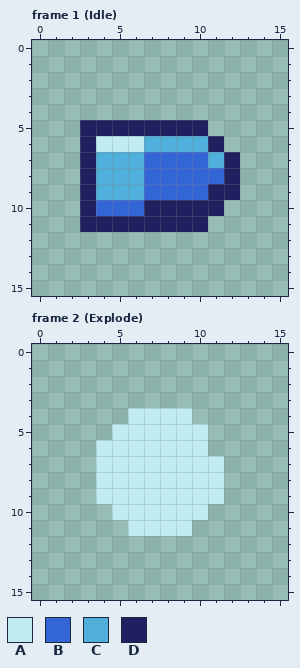
File history of a pixel-art file, assets/sprites/Player/StandardBullet.aseprite. The picture above was drawn from the file before the commit.
16x16 pixels, 5 frames. Shown: frame 1 (Idle), frame 2 (Explode). The commit also changed other frames, which this record leaves out.
Palette (. is transparent): A #c1ebf3  B #3465d5  C #51afdc  D #221f61
Pixels before, frame 1 (Idle), first column x 3:
 5 DDDDDDDD..
 6 DAAACCCCD.
 7 DCCCBBBBCD
 8 DCCCBBBBBD
 9 DCCCBBBBDD
10 DBBBDDDDD.
11 DDDDDDDD..
Pixels before, frame 2 (Explode), first column x 4:
 4 ..AAAA..
 5 .AAAAAA.
 6 AAAAAAA.
 7 AAAAAAAA
 8 AAAAAAAA
 9 AAAAAAAA
10 .AAAAAA.
11 ..AAAA..
And afterwards:
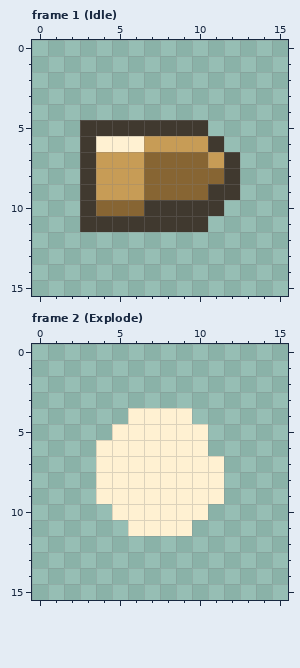
The edit:
Colour A changes from #c1ebf3 to #fff1d2.
Colour B changes from #3465d5 to #876533.
Colour C changes from #51afdc to #c79c56.
Colour D changes from #221f61 to #40392f.
Where, in picture pixels (left, top, right, bottom), the same in both pictures:
changed: (80, 120, 240, 232)
changed: (96, 408, 224, 536)
